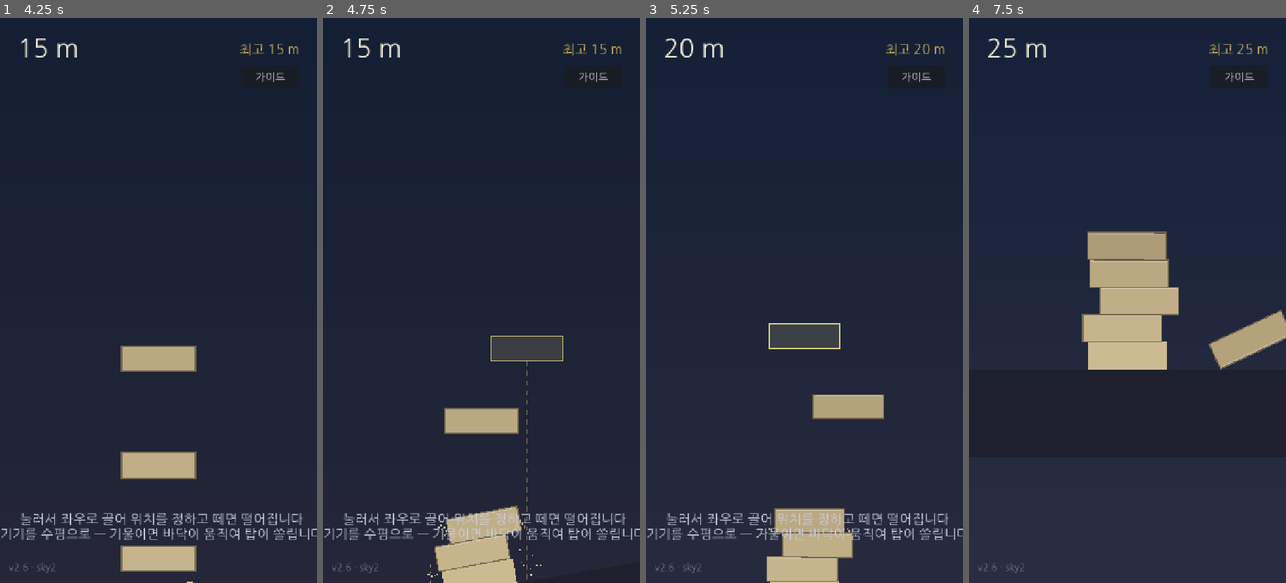
Above: before the commit, frames 1-4 (left to right).
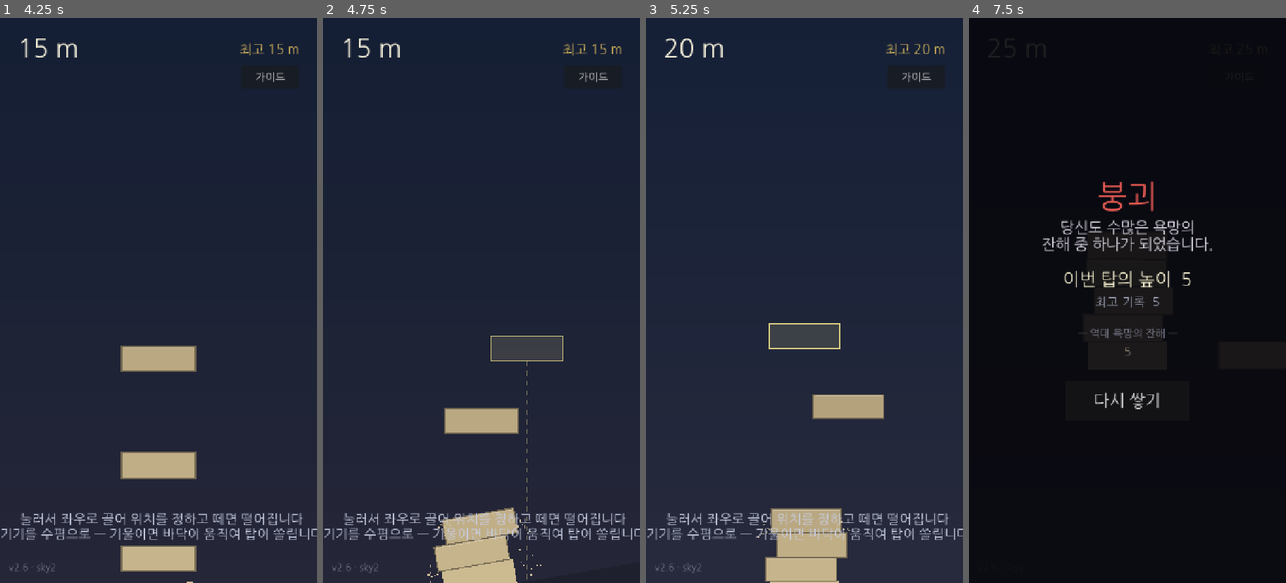
Above: after the commit, the same moments.

Repository: jungrok5/babel-tower
Game: Godot game, scene res://scenes/Main.tscn
Two runs of this game, one before a commit and one after it. Both use one fixed random seed, a clock stepped at 60 frames per second and the inputs below.
Inputs (mouse positions are in pixels of both pictures, inside the frame that each line leads up to):
- Up to frame 1 (4.25 s): click "가이드" at 0.5 s; click "가이드" at 1.25 s; click "가이드" at 2 s; click "가이드 끄기" at 2.75 s; tap Enter at 3.5 s; move the mouse to (228, 272) at 3.52 s; click (228, 272) at 3.67 s; tap Space at 3.77, 4.07 s
- Up to frame 2 (4.75 s): drag from (418, 328) to (465, 413) at 4.27 s
- Up to frame 3 (5.25 s): move the mouse to (836, 176) at 5.02 s; click (836, 176) at 5.17 s
- Up to frame 4 (7.5 s): drag from (1111, 413) to (1032, 215) at 5.77 s; move the mouse to (1222, 385) at 6.52 s; click (1222, 385) at 6.67 s; tap Space at 6.77, 7.07 s; drag from (1032, 215) to (1079, 159) at 7.27 s

Frame 1 is identical in both runs. In frame 2, 0.3% of the frame differs, in the area x 32-68%, y 86-99%; in frame 3, 0.4%; in frame 4, 97%, in the area x 0-100%, y 0-100%.

Commit message:
tune: lower friction 1.0->0.7 and TIP_ANGLE 0.75->0.55 so tilted towers actually topple
대놓고 기울여도 안 넘어지던 문제(마찰 1.0으로 통째로 붙어 기울기만 함) 수정.
CI로 8층 탑의 넘어지는 각도 측정.

Co-Authored-By: Claude Opus 4.8 <noreply@anthropic.com>
Claude-Session: https://claude.ai/code/session_01Jx8xk1vyhwdsC6SaQay3dQ

Diff:
--- a/scripts/block.gd
+++ b/scripts/block.gd
@@ -24,9 +24,9 @@
 	add_child(cs)
 
 	var mat := PhysicsMaterial.new()
-	# 마찰을 높여 바닥을 살살 움직이면 탑이 함께 따라오고(안 미끄러짐),
-	# 급하게 움직여야 관성으로 뒤처져 무너지게 한다.
-	mat.friction = 1.0
+	# 마찰: 너무 높으면(1.0) 바닥에 딱 붙어 통째로 기울기만 하고 안 넘어진다.
+	# 적당히 낮춰 경사에서 상단 블록이 실제로 넘어가게 한다(미끄럼틀처럼 밀리진 않음).
+	mat.friction = 0.7
 	mat.bounce = 0.0
 	physics_material_override = mat
 
--- a/scripts/main.gd
+++ b/scripts/main.gd
@@ -13,7 +13,7 @@
 const GROUND_TOP_Y := 1050.0
 const BLOCK_SIZE := Vector2(180.0, 62.0)
 const DROP_HEIGHT := 150.0          # 다음 벽돌이 떨어지기 시작하는 높이(짧게 = 연사 쌓기 쾌감)
-const TIP_ANGLE := 0.75             # 이 각도 이상 기울면 붕괴 (라디안)
+const TIP_ANGLE := 0.55             # 이 각도 이상 기울면 붕괴 (라디안 ~31°)
 const COLLAPSE_FALL := 170.0        # 바닥 아래로 이만큼 떨어지면 붕괴
 const MAX_TILT_ANGLE := 0.42        # 최대 기울임에서 바닥(판자)이 기우는 각도(라디안 ~24°)
 const FOUNDATION_TOP := GROUND_TOP_Y - BLOCK_SIZE.y   # 토대 윗면 Y (수평일 때)
--- a/test/stack_test.gd
+++ b/test/stack_test.gd
@@ -15,21 +15,21 @@
 		await get_tree().physics_frame
 		t += 1
 
-	await _build_to(12)
+	await _build_to(8)
 	await _steps(240)
 	var r := await _measure(90)
-	print("[TEST] LEVEL(12): jitter x=%.2f y=%.2f  maxgap=%.2f px  sleeping=%d/%d" % [
+	print("[TEST] LEVEL(8): jitter x=%.2f y=%.2f  maxgap=%.2f px  sleeping=%d/%d" % [
 		r.jx, r.jy, _gap(), r.s, main.blocks.size()])
 
-	# 바닥을 서서히 기울여 몇 도에서 넘어지는지 확인 (높은 탑=12층)
+	# 바닥을 서서히 기울여 몇 도에서 넘어지는지 (8층)
 	Motion.set_process(false)
-	for sway in [0.3, 0.5, 0.7, 0.85, 1.0]:
+	for sway in [0.2, 0.3, 0.4, 0.5, 0.6, 0.7, 0.8, 1.0]:
 		Motion._sway = float(sway)
-		await _steps(90)
+		await _steps(85)
 		print("[TEST] TILT sway=%.2f  floor_deg=%.1f  top_rot_deg=%.1f  state=%d" % [
 			sway, rad_to_deg(main.floor_body.rotation), rad_to_deg(_top_rot()), int(main.state)])
 		if int(main.state) == 2:
-			print("[TEST] --> 붕괴 at floor_deg above")
+			print("[TEST] --> 붕괴")
 			break
 
 	get_tree().quit()
